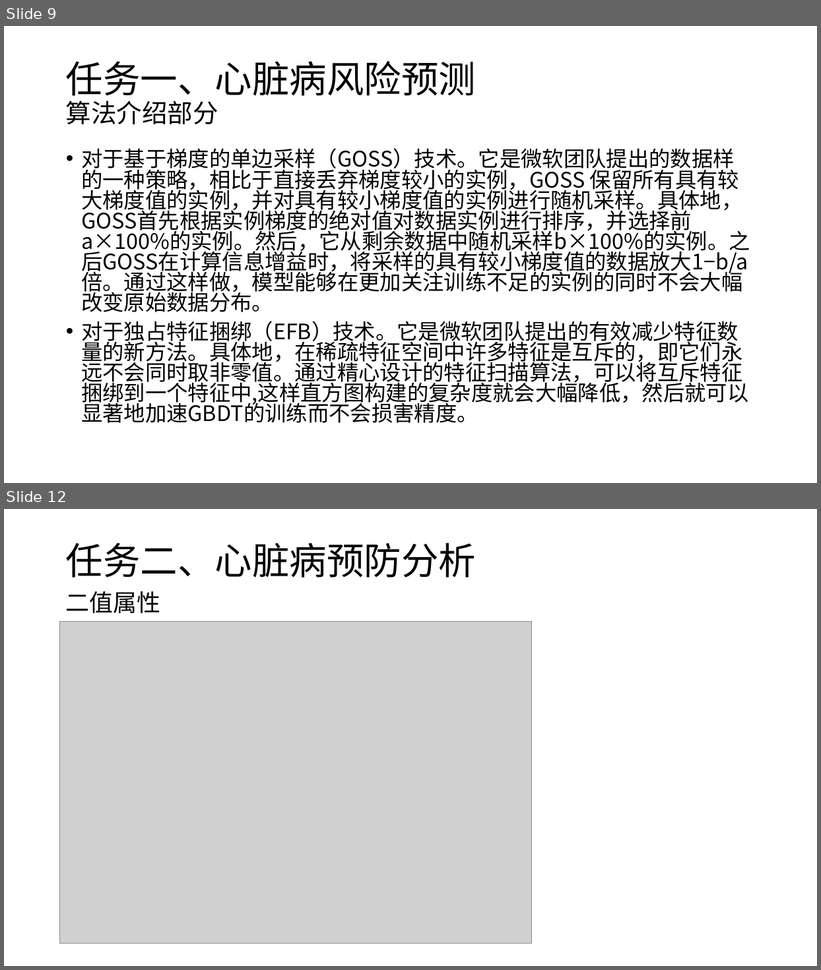
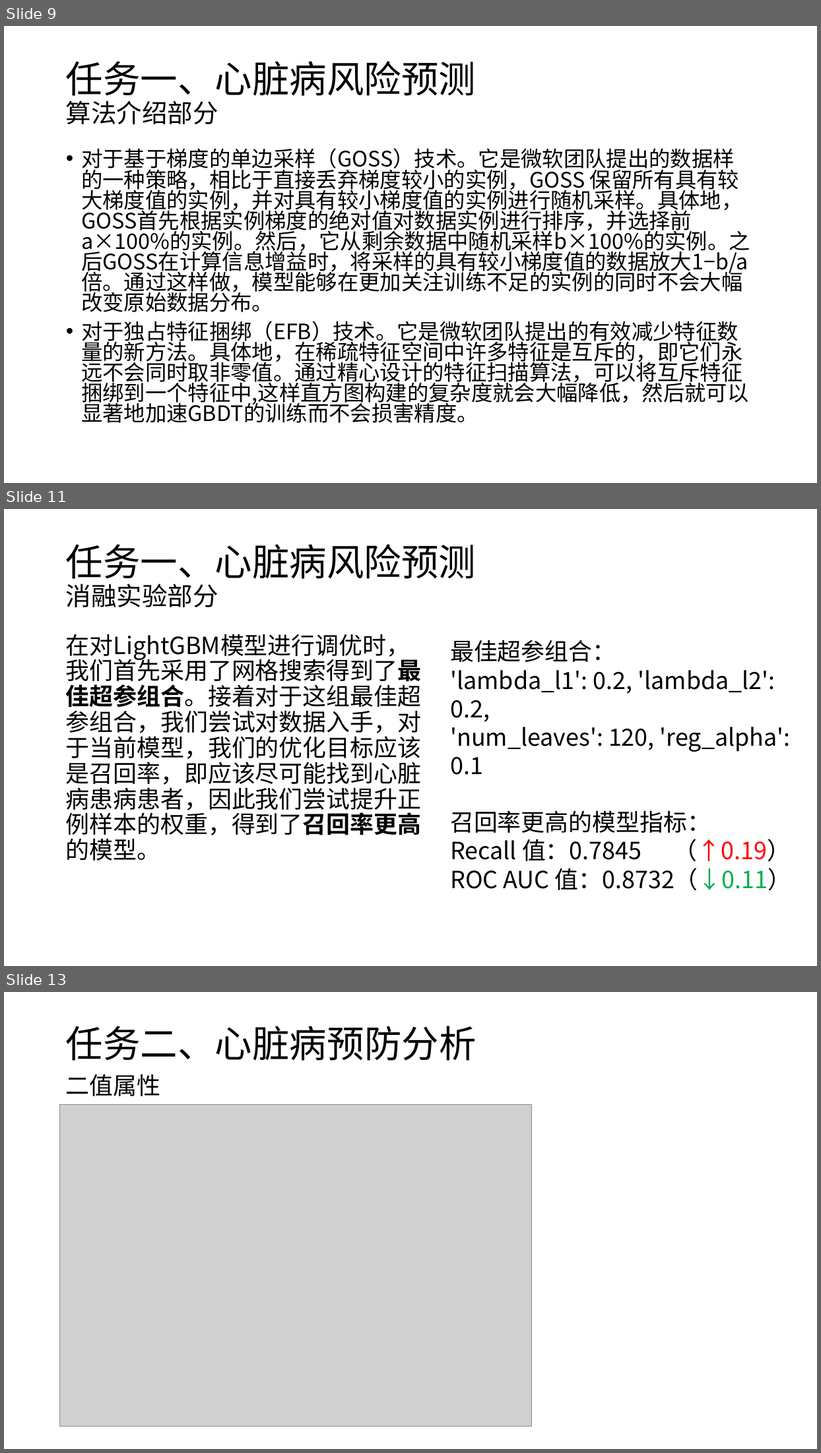
Before and after one commit to Mr-LUHAOYU/DataMiningClassDesign, a slide deck: commit/课程报告.pptx. Shown one above the other, each under a label of ours: slides 9 and 12 before the commit, slides 9, 11 and 13 after it; the slides between them are not shown. The pictures are 821x970 and 821x1453 pixels, drawn with LibreOffice and Linux fonts; fonts in the diff are those of the drawing; grey boxes stand for pictures. Boxes give left, top, right and bottom in pixels: in the first picture for what was removed or moved away, otherwise in the second. Text is boxed around its words. In the diff, an @@ line names an element or a change of style, - is before the commit and + after.

```diff
--- a/commit/课程报告.pptx
+++ b/commit/课程报告.pptx
@@ slide 11 added at box(4, 509, 817, 966), background #FFFFFF @@
@@ title added at box(66, 544, 476, 607), 44 pt, text #000000 @@
+任务一、心脏病风险预测
+消融实验部分
@@ text added at box(66, 634, 421, 861), 28 pt, text #000000 @@
+在对LightGBM模型进行调优时，我们首先采用了网格搜索得到了最佳超参组合。接着对于这组最佳超参组合，我们尝试对数据入手，对于当前模型，我们的优化目标应该是召回率，即应该尽可能找到心脏病患病患者，因此我们尝试提升正例样本的权重，得到了召回率更高的模型。
@@ text added at box(450, 640, 792, 891), 28 pt, text #000000 @@
+最佳超参组合：
+'lambda_l1': 0.2, 'lambda_l2': 0.2,
+'num_leaves': 120, 'reg_alpha': 0.1
+召回率更高的模型指标：
+Recall 值：0.7845 （↑0.19）
+ROC AUC 值：0.8732（↓0.11）
@@ what was slide 12 is now slide 13 @@
```
Also in this commit, not shown: 3 slides changed.
